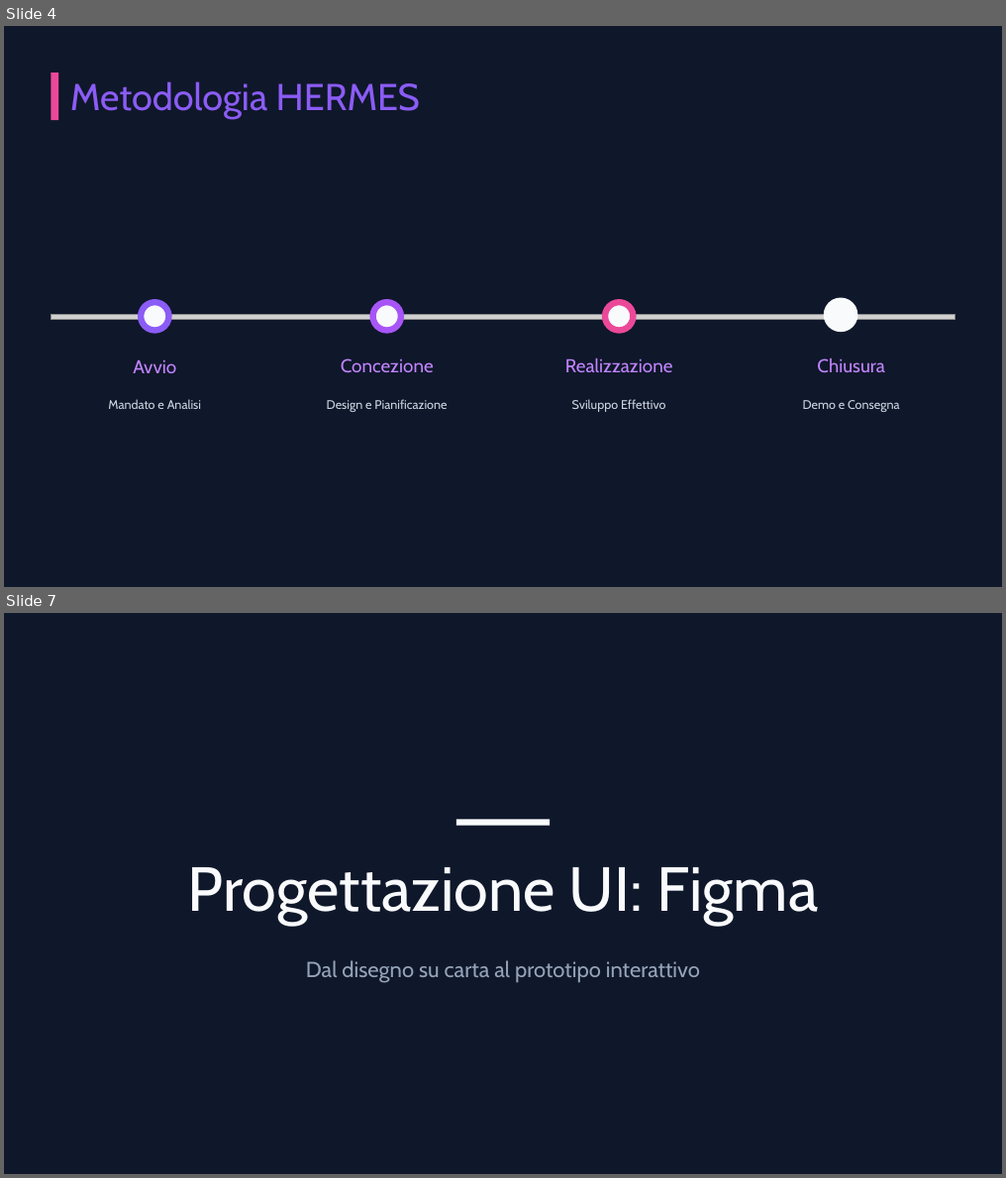
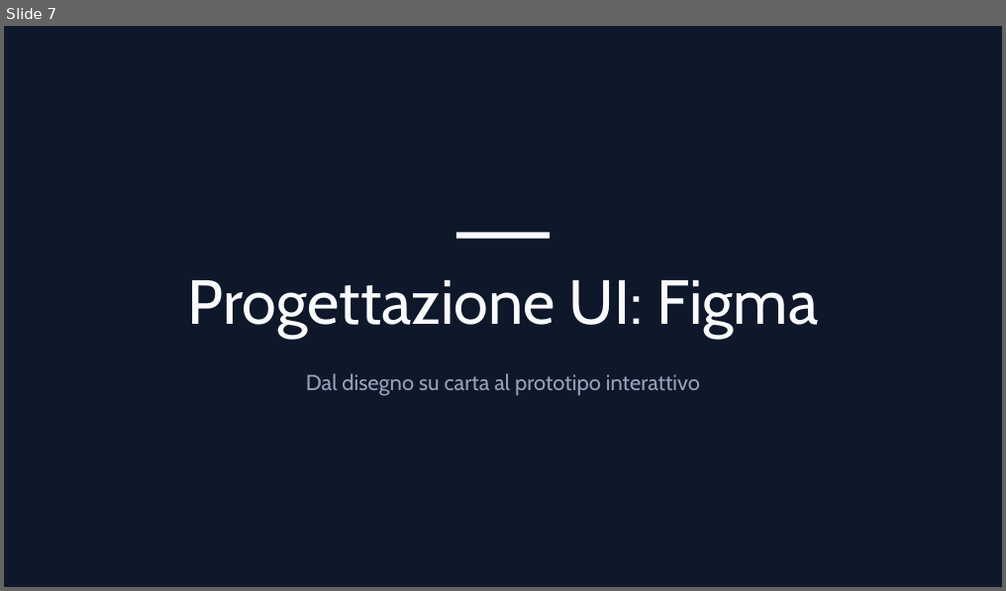
Before and after one commit to Julie0411/study_modulo_306, a slide deck: documentazione/Presentazione Progetto StudySpace.pptx. Shown one above the other, each under a label of ours: slides 4 and 7 before the commit, slide 7 after it; the slides between them are not shown. The pictures are 1006x1178 and 1006x591 pixels, drawn with LibreOffice and Linux fonts; fonts in the diff are those of the drawing; grey boxes stand for pictures; background and template pictures are left out. Boxes give left, top, right and bottom in pixels: in the first picture for what was removed or moved away, otherwise in the second. Text is boxed around its words. In the diff, an @@ line names an element or a change of style, - is before the commit and + after.

```diff
--- a/documentazione/Presentazione Progetto StudySpace.pptx
+++ b/documentazione/Presentazione Progetto StudySpace.pptx
@@ slide 4 removed at bbox=[4, 26, 1002, 587], background picture (left out) @@
@@ rectangle removed at bbox=[51, 73, 57, 120] @@
@@ text removed at bbox=[70, 81, 420, 119] @@
-Metodologia HERMES
@@ picture removed at bbox=[51, 315, 954, 319] @@
@@ rounded rectangle removed at bbox=[141, 302, 169, 331] @@
@@ rounded rectangle removed at bbox=[373, 302, 402, 331] @@
@@ rounded rectangle removed at bbox=[605, 302, 634, 331] @@
@@ rounded rectangle removed at bbox=[827, 301, 855, 329] @@
@@ text removed at bbox=[133, 360, 176, 373] @@
-Avvio
@@ text removed at bbox=[341, 359, 434, 373] @@
-Concezione
@@ text removed at bbox=[565, 359, 673, 372] @@
-Realizzazione
@@ text removed at bbox=[817, 359, 884, 373] @@
-Chiusura
@@ text removed at bbox=[108, 399, 201, 409] @@
-Mandato e Analisi
@@ text removed at bbox=[327, 399, 447, 412] @@
-Design e Pianificazione
@@ text removed at bbox=[572, 399, 666, 412] @@
-Sviluppo Effettivo
@@ text removed at bbox=[803, 400, 900, 412] @@
-Demo e Consegna
```
Also in this commit, not shown: 3 slides changed, 3 slides added, 1 other slide removed.
